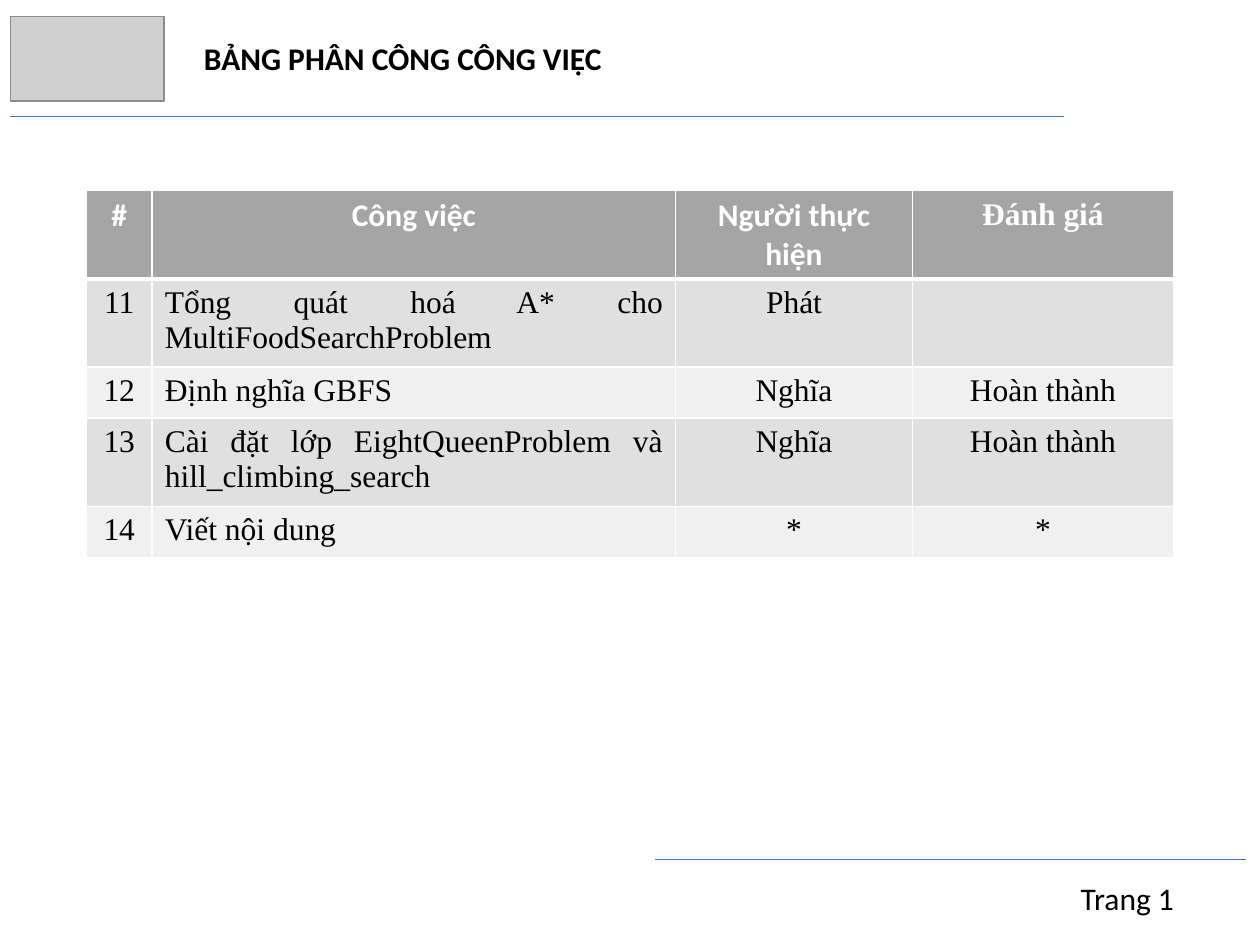
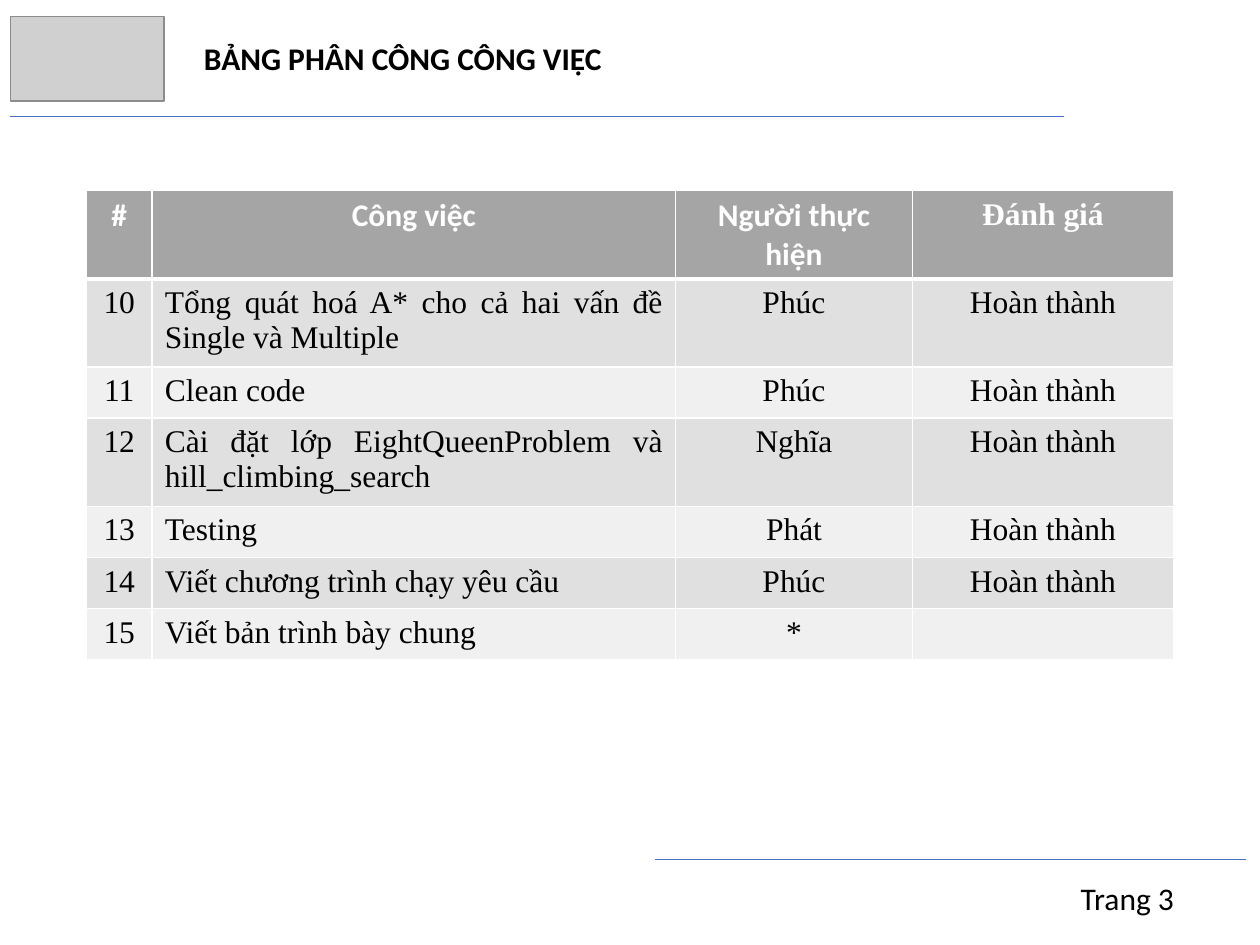
Before and after one commit to trngbro/AI, a slide deck: slide 3 of present/presentation.pptx. Drawn at 1260x945 pixels with LibreOffice and Linux fonts; fonts in the diff are those of the drawing; grey boxes stand for pictures. Boxes give left, top, right and bottom in pixels: in the first picture for what was removed or moved away, otherwise in the second. Text is boxed around its words. In the diff, an @@ line names an element or a change of style, - is before the commit and + after.

```diff
--- a/present/presentation.pptx
+++ b/present/presentation.pptx
@@ table at (x1=86, y1=190, x2=1172, y2=659) @@
-row 2: 11 | Tổng quát hoá A* cho MultiFoodSearchProblem | Phát | 
-row 3: 12 | Định nghĩa GBFS | Nghĩa | Hoàn thành
-row 4: 13 | Cài đặt lớp EightQueenProblem và hill_climbing_search | Nghĩa | Hoàn thành
-row 5: 14 | Viết nội dung | * | *
+row 2: 10 | Tổng quát hoá A* cho cả hai vấn đề Single và Multiple | Phúc | Hoàn thành
+row 3: 11 | Clean code | Phúc | Hoàn thành
+row 4: 12 | Cài đặt lớp EightQueenProblem và hill_climbing_search | Nghĩa | Hoàn thành
+row 5: 13 | Testing | Phát | Hoàn thành
+row 6: 14 | Viết chương trình chạy yêu cầu | Phúc | Hoàn thành
+row 7: 15 | Viết bản trình bày chung | * | 
@@ text at (x1=1081, y1=889, x2=1174, y2=916): text changed @@
-Trang 1
+Trang 3
```
Also in this commit, not shown: 24 other slides changed.
